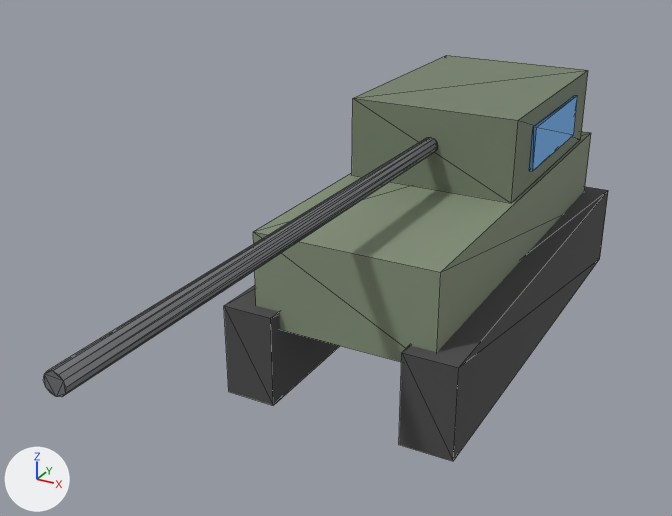
Renders of the glTF model game/assets/models/units/ru_howitzer.glb from each side of a commit.
Both versions are drawn from a 50 mm camera at (5.08, -12.77, 7.01) aimed at (-0.54, -2.56, 1.9). Lighting does not change. The marker at lower left points along +X, +Y and +Z. The first picture is the older version. Mesh edges are drawn as thin lines. Where no turn or scale is listed for an object, it has been applied to the vertices.

Objects in the first picture: 'barrel', 'hull', 'team_panel_r', 'track_l', 'track_r', 'turret'.
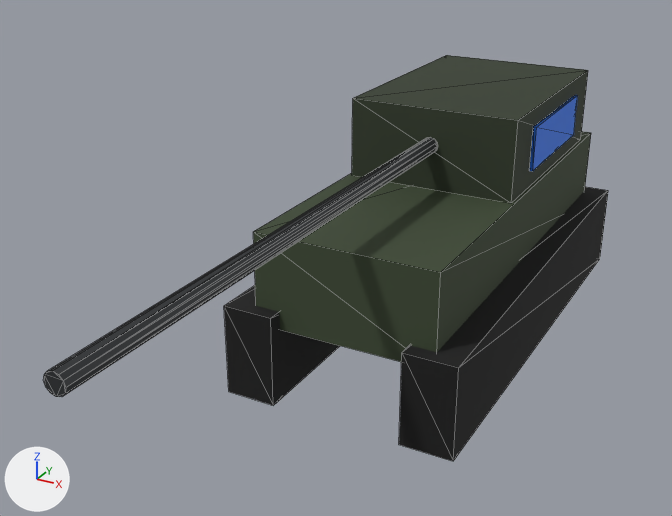
Where the change shows, as pixel boxes (x1, y1, x2, y2) in the pictures (672 x 516 px):
'hull', recoloured (darker)
    both: (253, 131, 591, 362)
'turret', recoloured (darker)
    both: (352, 55, 588, 203)
'track_r', recoloured (dark grey to black)
    both: (399, 187, 608, 461)
'barrel', recoloured
    both: (44, 137, 438, 397)
'track_l', recoloured (dark grey to black)
    both: (224, 285, 340, 406)
'team_panel_r', recoloured
    both: (529, 95, 578, 171)

The change, as a list of edits to the scene's bpy script:
```text
Change mat_ru_body:
    mat_ru_body.base_color: (0.23, 0.28, 0.19) -> (0.0432, 0.0637, 0.0301)  # grey #849079 -> dark green #3b4730
Change mat_dark:
    mat_dark.base_color: (0.07, 0.07, 0.07) -> (0.00598, 0.00598, 0.00598)  # dark grey #4b4b4b -> black #121212
Change mat_ru_accent:
    mat_ru_accent.base_color: (0.184, 0.224, 0.152) -> (0.0283, 0.0411, 0.0201)  # greyish green #77826d -> dark green #2f3927
Change mat_metal:
    mat_metal.base_color: (0.25, 0.26, 0.27) -> (0.0509, 0.055, 0.0593)  # grey #898b8e -> dark grey #404245
Change mat_team_color:
    mat_team_color.base_color: (0.16, 0.47, 0.95) -> (0.022, 0.187, 0.89)  # blue #6fb6f9 -> blue #2978f2
```
